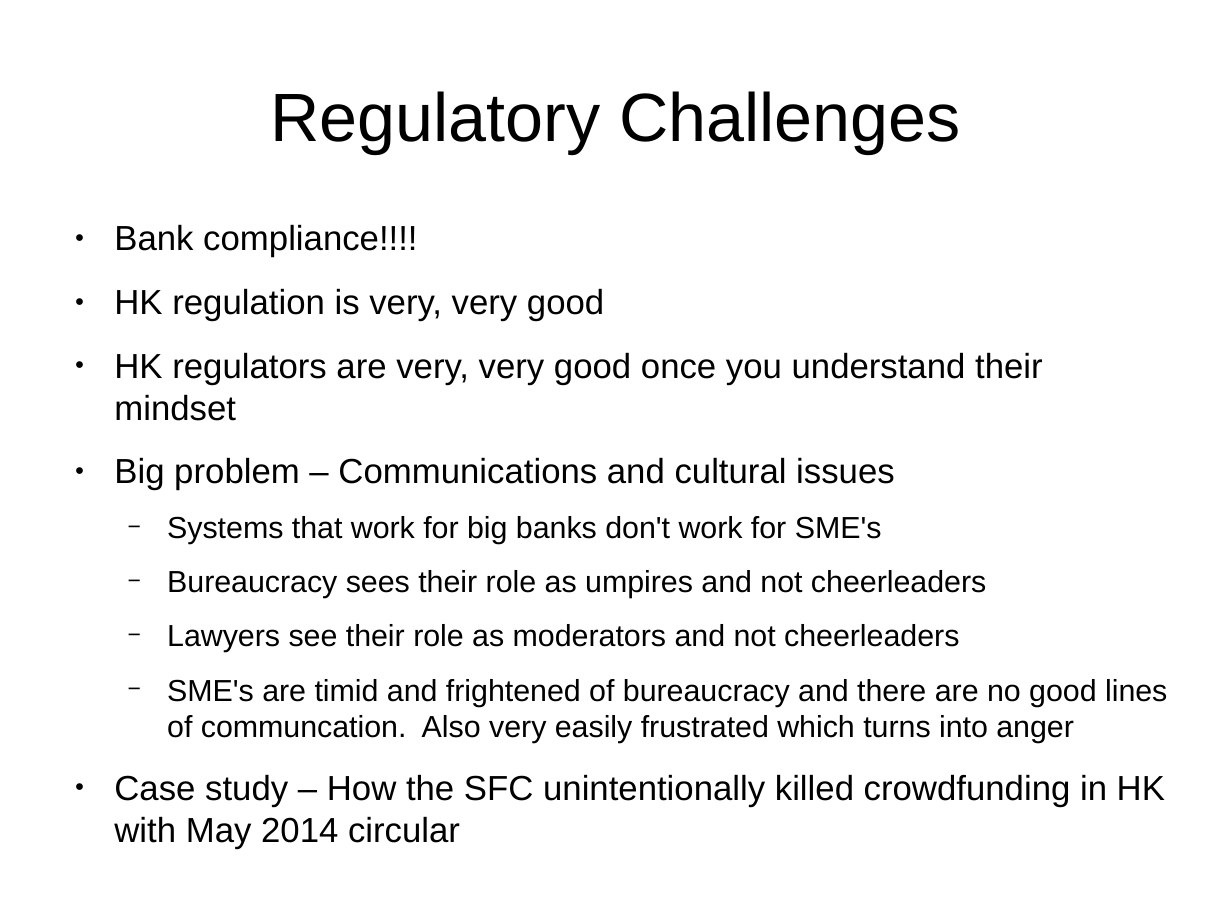
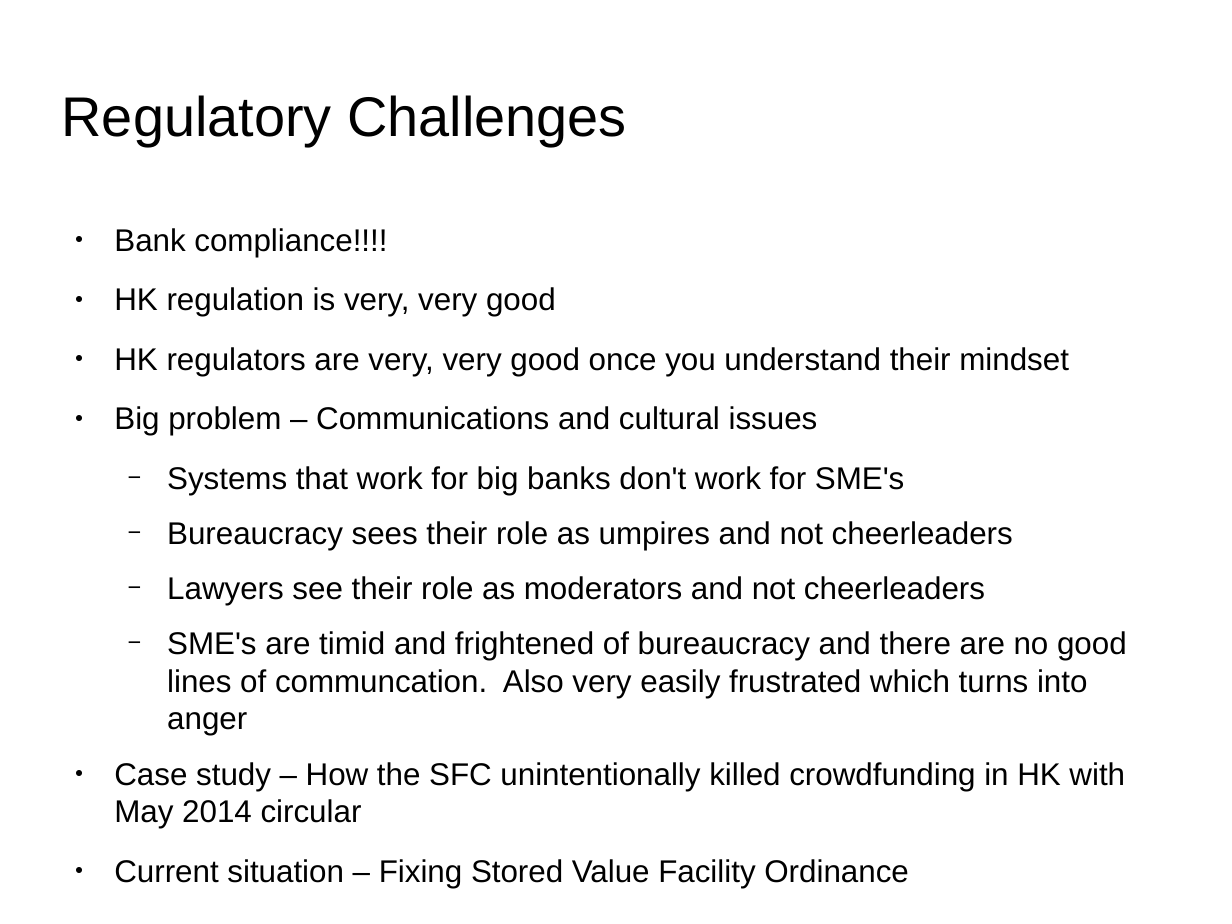
Before and after one commit to joequant/bitquant, a slide deck: slide 13 of pitchdecks/smart-contracts-practice-lawsociety.odp (slide 12 before the commit). Drawn at 1232x924 pixels with LibreOffice and Linux fonts; fonts in the diff are those of the drawing; background and template pictures are left out. Boxes give left, top, right and bottom in pixels: in the first picture for what was removed or moved away, otherwise in the second. Text is boxed around its words. In the diff, an @@ line names an element or a change of style, - is before the commit and + after.

```diff
--- a/pitchdecks/smart-contracts-practice-lawsociety.odp
+++ b/pitchdecks/smart-contracts-practice-lawsociety.odp
@@ title "Regulatory Challenges": place and size @@
-title "Regulatory Challenges" at box(270, 91, 961, 153)
+title "Regulatory Challenges" at box(62, 95, 626, 146)
@@ title "Regulatory Challenges" at box(62, 95, 626, 146): size 44 to 36 pt, highlight #FFFFFF to none; alignment centre to left @@
@@ text at box(114, 228, 1127, 828): size 22.4 to 20.1 pt in "Bank compliance!!!!", "HK regulation is very, very good", "HK regulators are very, very good once ...", "Big problem – Communications and cultural issues" and 1 more places; highlight #FFFFFF to none; size 19.6 to 20.1 pt in "Systems that work for big banks don't ...", "Bureaucracy sees their role as umpires and ...", "Lawyers see their role as moderators and ...", "SME's are timid and frightened of bureaucracy ..." @@
@@ text at box(114, 859, 909, 888): paragraph added @@
+● Current situation – Fixing Stored Value Facility Ordinance
```
Also in this commit, not shown: 12 other slides changed, 2 slides added, 3 slides removed, 1 other file.
